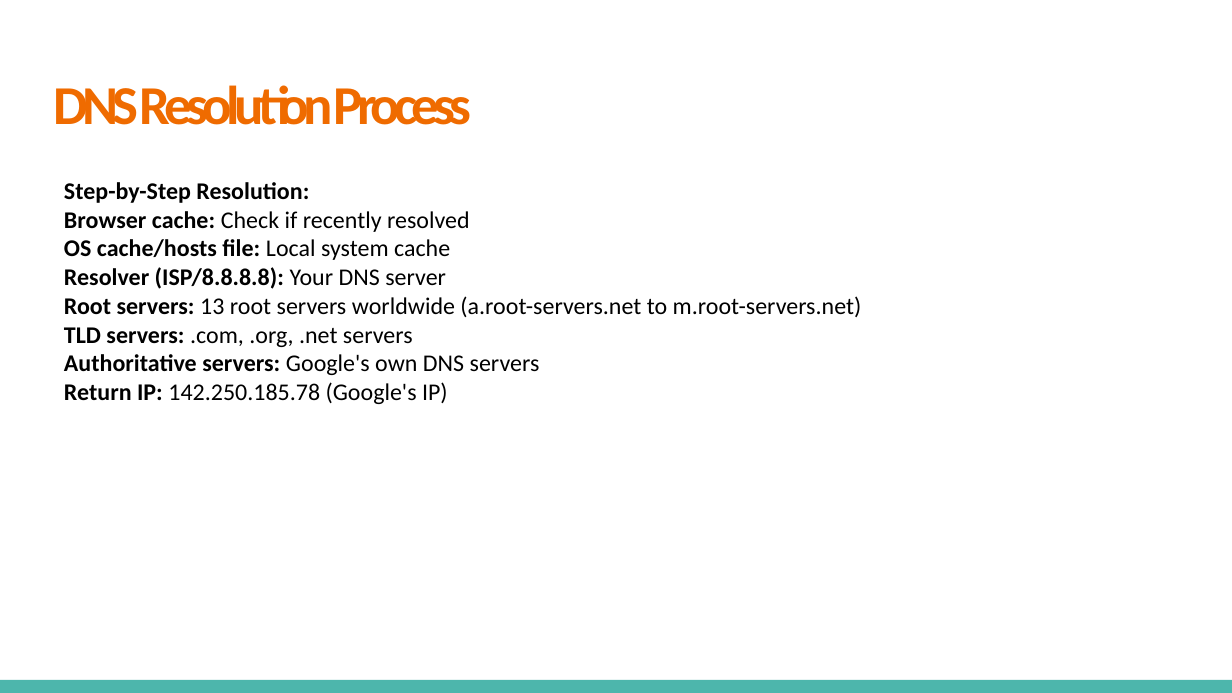
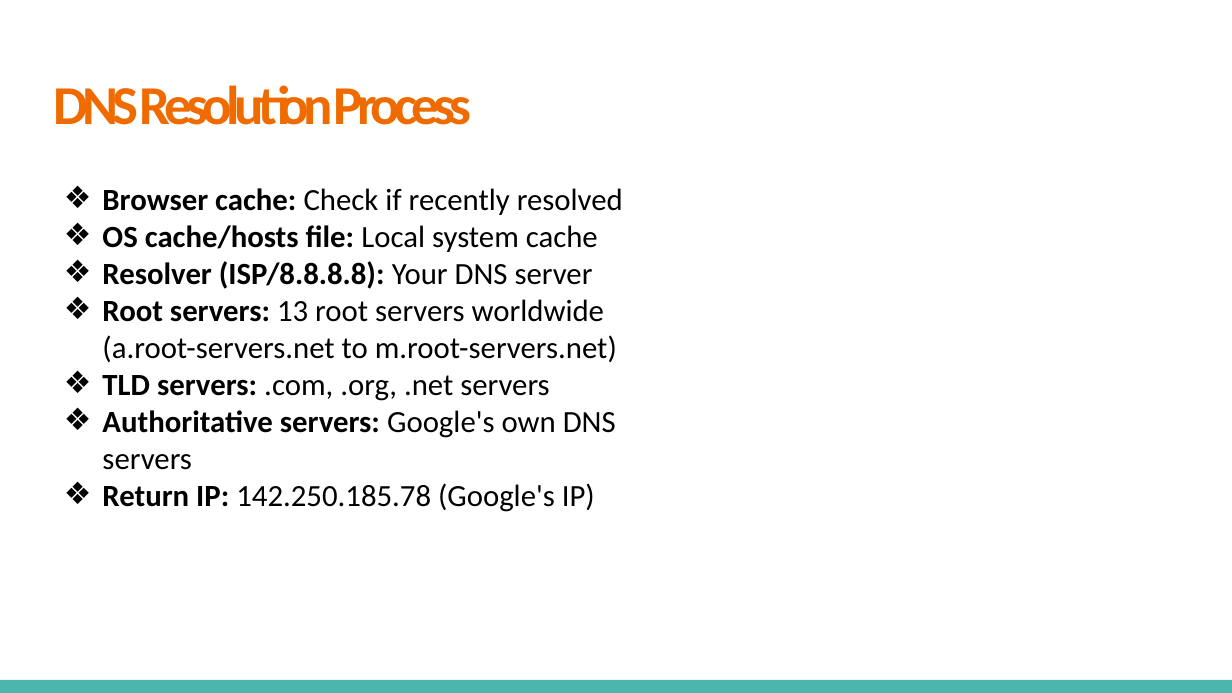
Before and after one commit to VikashChauhan51/system-design, a slide deck: slide 9 of High Level System Design/Fundamentals/4. Communication Networks and Protocols/Communication Networks & Protocols.pptx (slide 6 before the commit). Drawn at 1232x693 pixels with LibreOffice and Linux fonts; fonts in the diff are those of the drawing. Boxes give left, top, right and bottom in pixels: in the first picture for what was removed or moved away, otherwise in the second. Text is boxed around its words. In the diff, an @@ line names an element or a change of style, - is before the commit and + after.

```diff
--- a/High Level System Design/Fundamentals/4. Communication Networks and Protocols/Communication Networks & Protocols.pptx
+++ b/High Level System Design/Fundamentals/4. Communication Networks and Protocols/Communication Networks & Protocols.pptx
@@ text "Browser cache: Check if recently ...": place and size @@
-text "Browser cache: Check if recently ..." at [64,182,862,404]
+text "Browser cache: Check if recently ..." at [102,188,623,512]
@@ text "Browser cache: Check if recently ..." at [102,188,623,512]: size 14 to 18 pt; bullet none to ❖ @@
@@ text at [64,182,309,203]: paragraph removed @@
-Step-by-Step Resolution:
```
Also in this commit, not shown: 4 other slides changed, 24 slides added, 1 slide removed.
